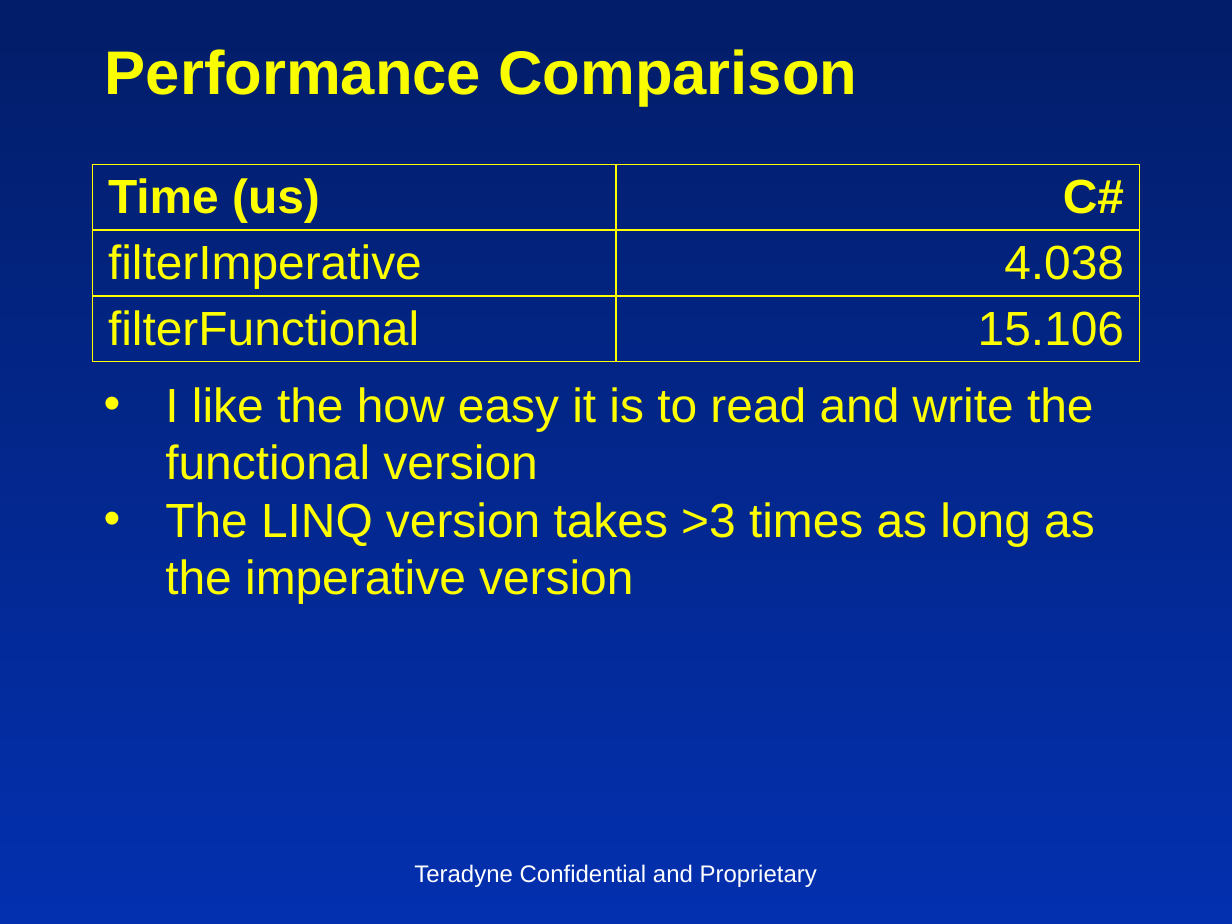
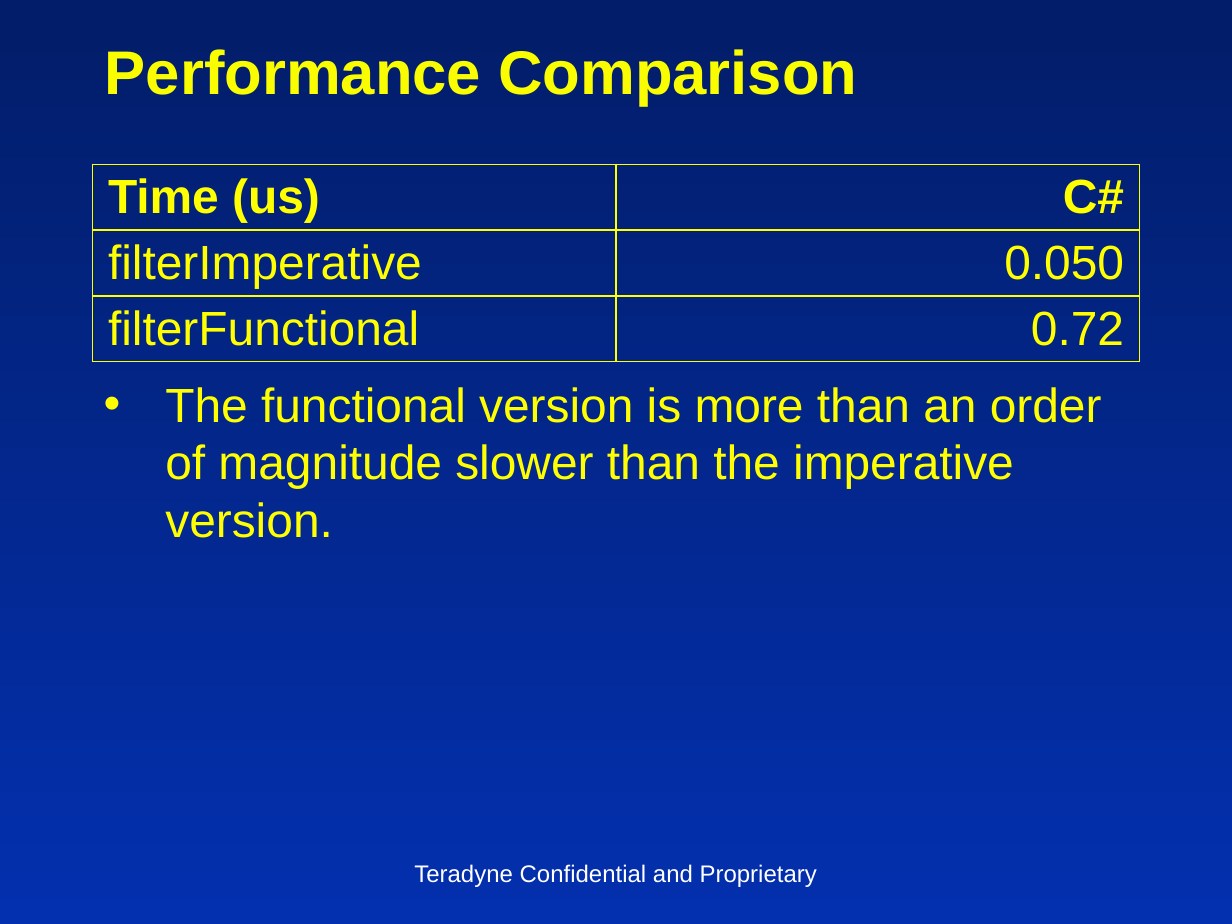
Before and after one commit to insideoutclub/Euler, a slide deck: slide 6 of FiveEasyPieces2.pptx (slide 13 before the commit). Drawn at 1232x924 pixels with LibreOffice and Linux fonts; fonts in the diff are those of the drawing. Boxes give left, top, right and bottom in pixels: in the first picture for what was removed or moved away, otherwise in the second. Text is boxed around its words. In the diff, an @@ line names an element or a change of style, - is before the commit and + after.

```diff
--- a/FiveEasyPieces2.pptx
+++ b/FiveEasyPieces2.pptx
@@ table at [92, 164, 1140, 350] @@
-row 2, column 2: 4.038
+row 2, column 2: 0.050
-row 3, column 2: 15.106
+row 3, column 2: 0.72
@@ text at [165, 387, 1102, 538]: text changed @@
-• I like the how easy it is to read and write the functional version
-• The LINQ version takes >3 times as long as the imperative version
+• The functional version is more than an order of magnitude slower than the imperative version.
```
Also in this commit, not shown: 4 other slides changed, 7 slides removed, 1 other file.
